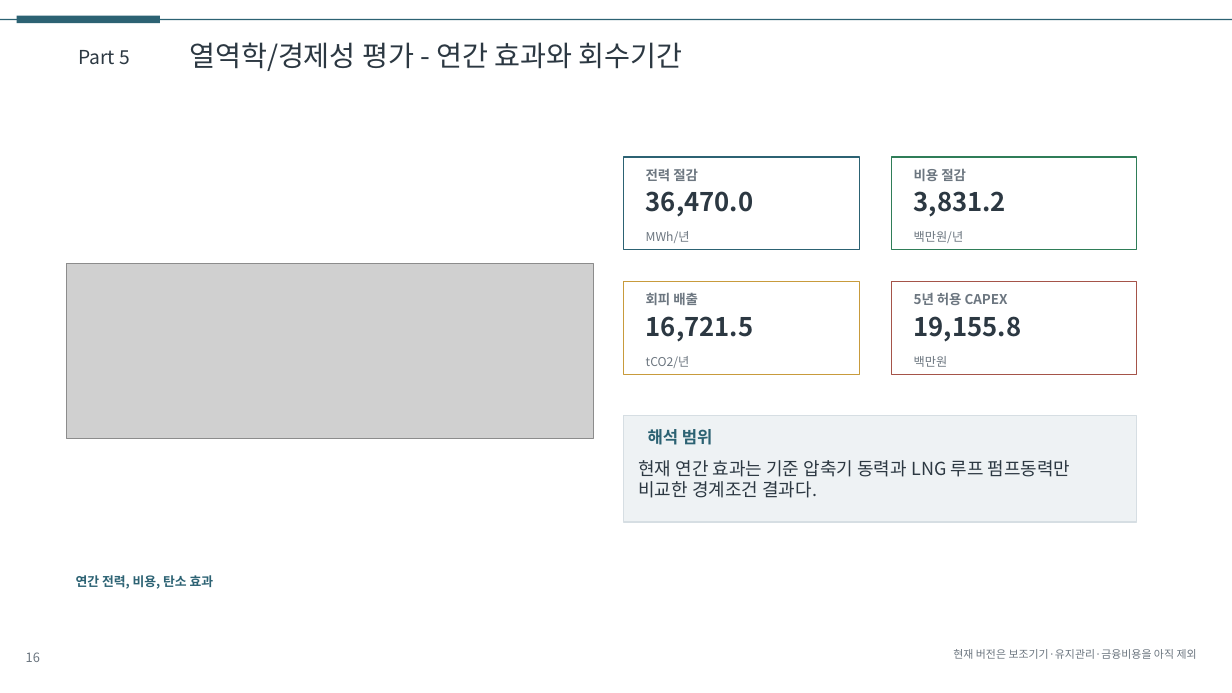
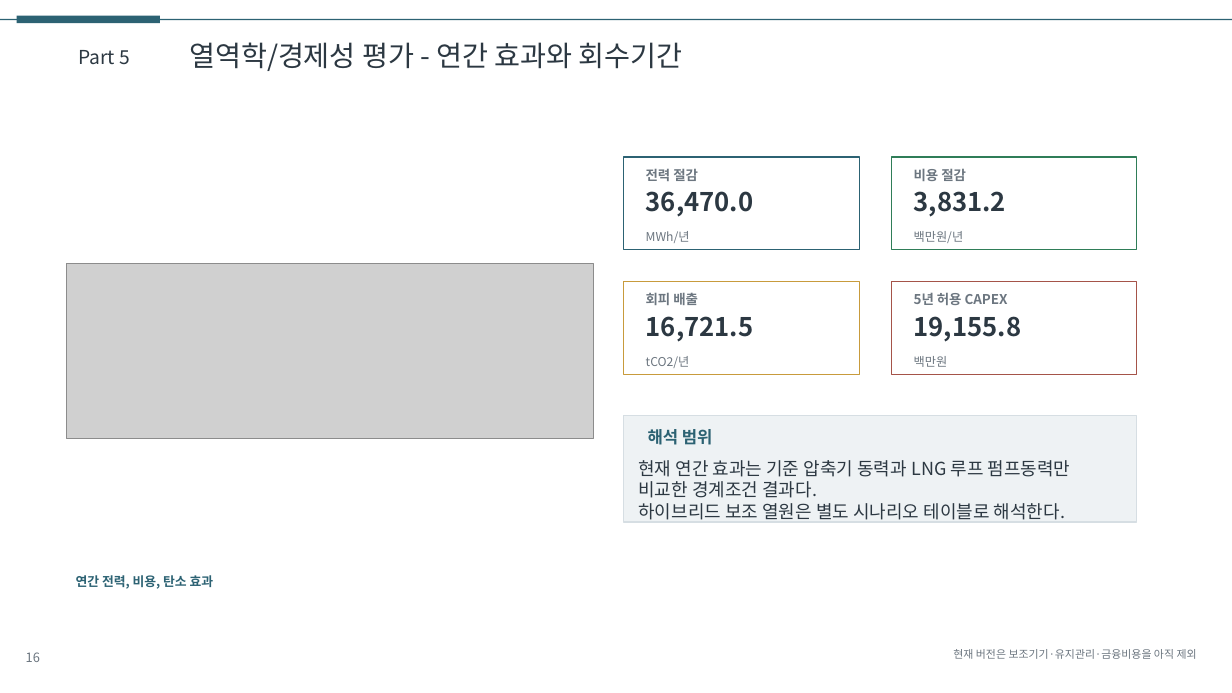
Before and after one commit to CuriousN006/lng-idc-design-study, a slide deck: slide 16 of deliverables/presentation_draft.pptx. Drawn at 1232x693 pixels with LibreOffice and Linux fonts; fonts in the diff are those of the drawing; grey boxes stand for pictures. Boxes give left, top, right and bottom in pixels: in the first picture for what was removed or moved away, otherwise in the second. Text is boxed around its words. In the diff, an @@ line names an element or a change of style, - is before the commit and + after.

```diff
--- a/deliverables/presentation_draft.pptx
+++ b/deliverables/presentation_draft.pptx
@@ text at bbox=[638, 503, 1066, 520]: paragraph added @@
+하이브리드 보조 열원은 별도 시나리오 테이블로 해석한다.
```
Also in this commit, not shown: 2 other slides changed, 4 other files.
